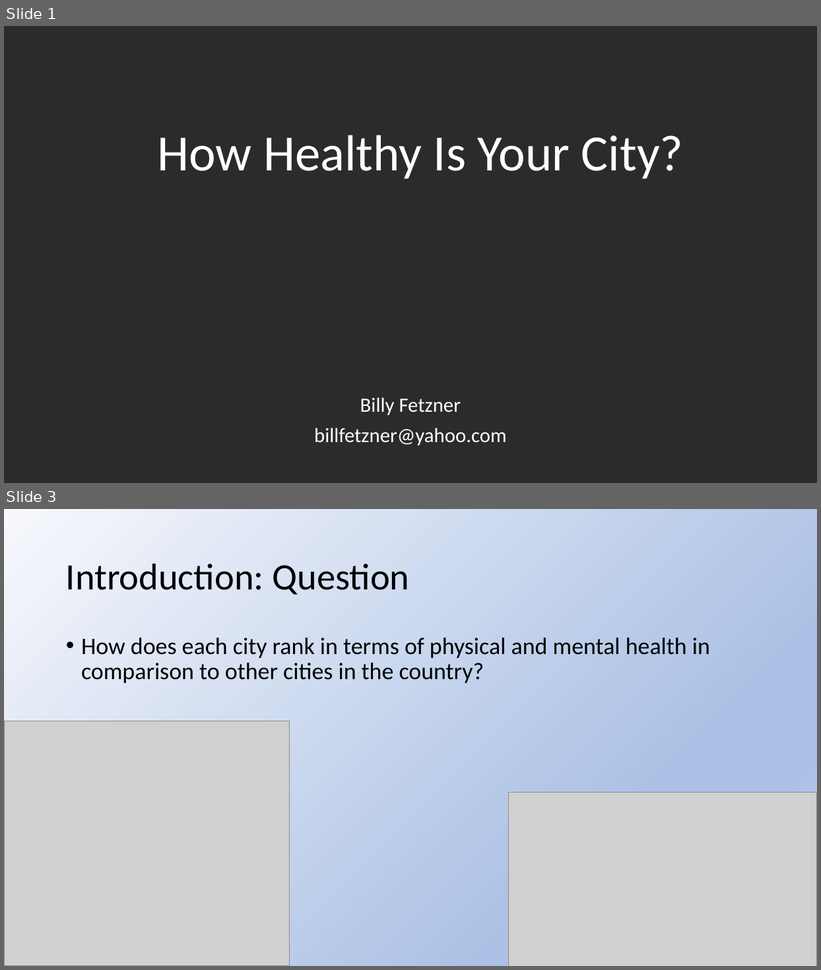
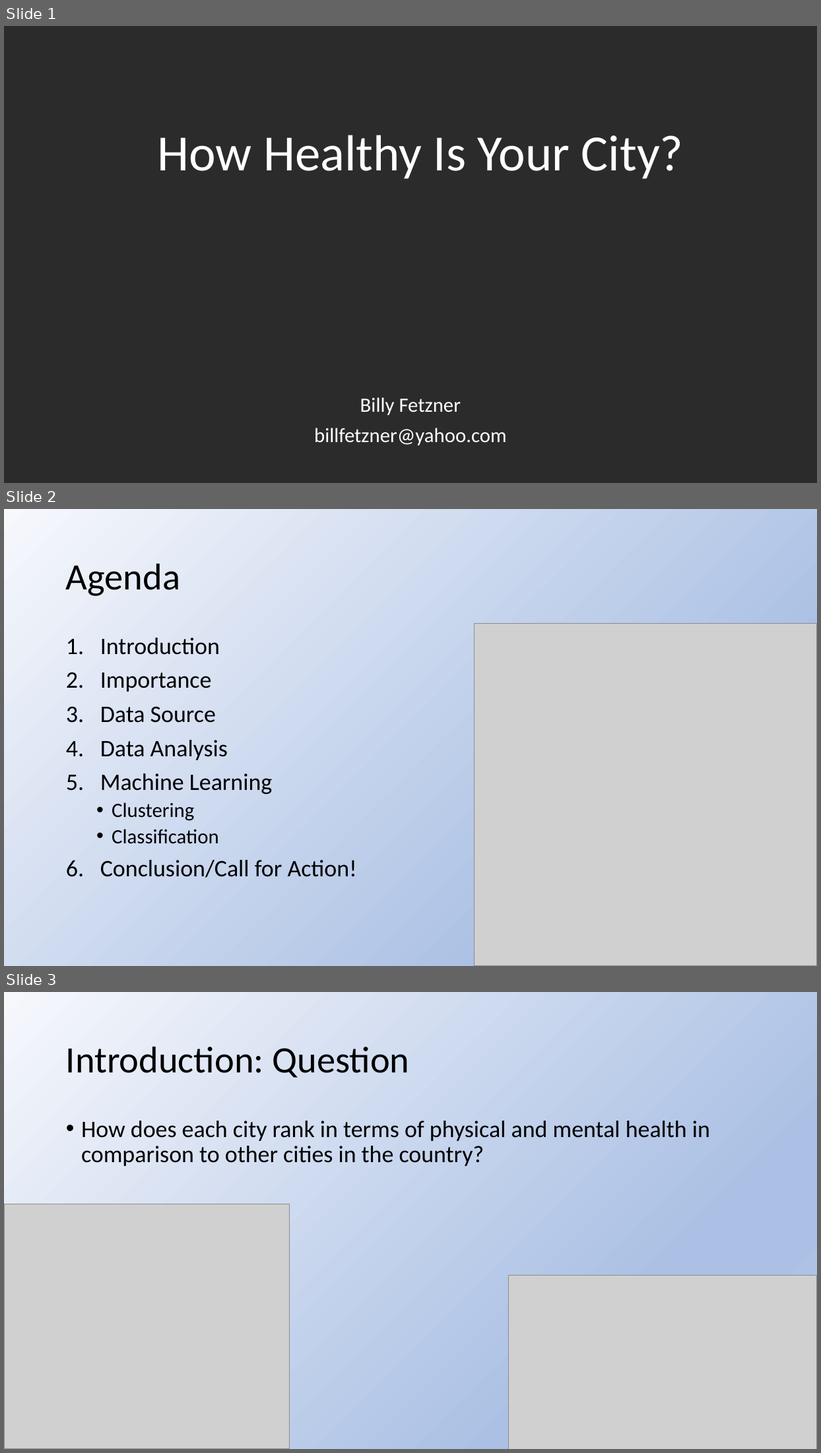
Before and after one commit to lilfetz22/Health_Scores_CAP2, a slide deck: Presentation_Health_Scores_CAP2.pptx. Shown one above the other, each under a label of ours: slides 1 and 3 before the commit, slides 1, 2 and 3 after it; the slides between them are not shown. The pictures are 821x970 and 821x1453 pixels, drawn with LibreOffice and Linux fonts; fonts in the diff are those of the drawing; grey boxes stand for pictures; background and template pictures are left out; a plain dark background stands for a picture behind light text. Boxes give left, top, right and bottom in pixels: in the first picture for what was removed or moved away, otherwise in the second. Text is boxed around its words. In the diff, an @@ line names an element or a change of style, - is before the commit and + after.

Commit message:
added new data, adjustments to Health Scores ppt

```diff
--- a/Presentation_Health_Scores_CAP2.pptx
+++ b/Presentation_Health_Scores_CAP2.pptx
@@ slide 2 added at [4,509,817,966], background gradient #F6F8FC to #ABC0E4 to #C7D5ED @@
@@ title added at [66,563,180,596], 44 pt, text #000000 @@
+Agenda
@@ picture added at [475,624,817,966] @@
@@ text added at [100,638,357,878], 28 pt, text #000000 @@
+1. Introduction
+2. Importance
+3. Data Source
+4. Data Analysis
+5. Machine Learning
+  • Clustering
+  • Classification
+6. Conclusion/Call for Action!
```
Also in this commit, not shown: 1 slide changed, 1 slide removed, 21 other files.
